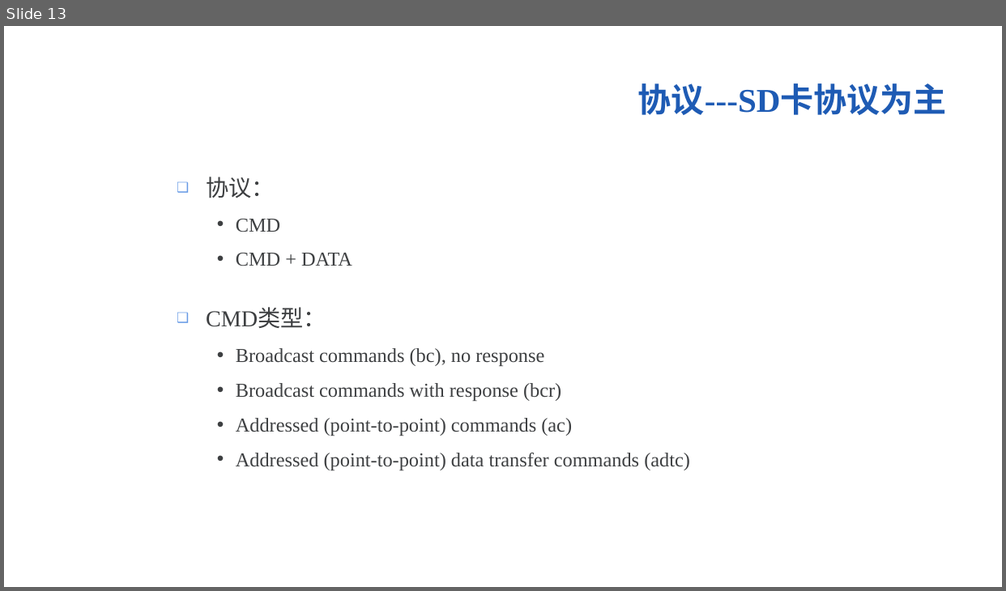
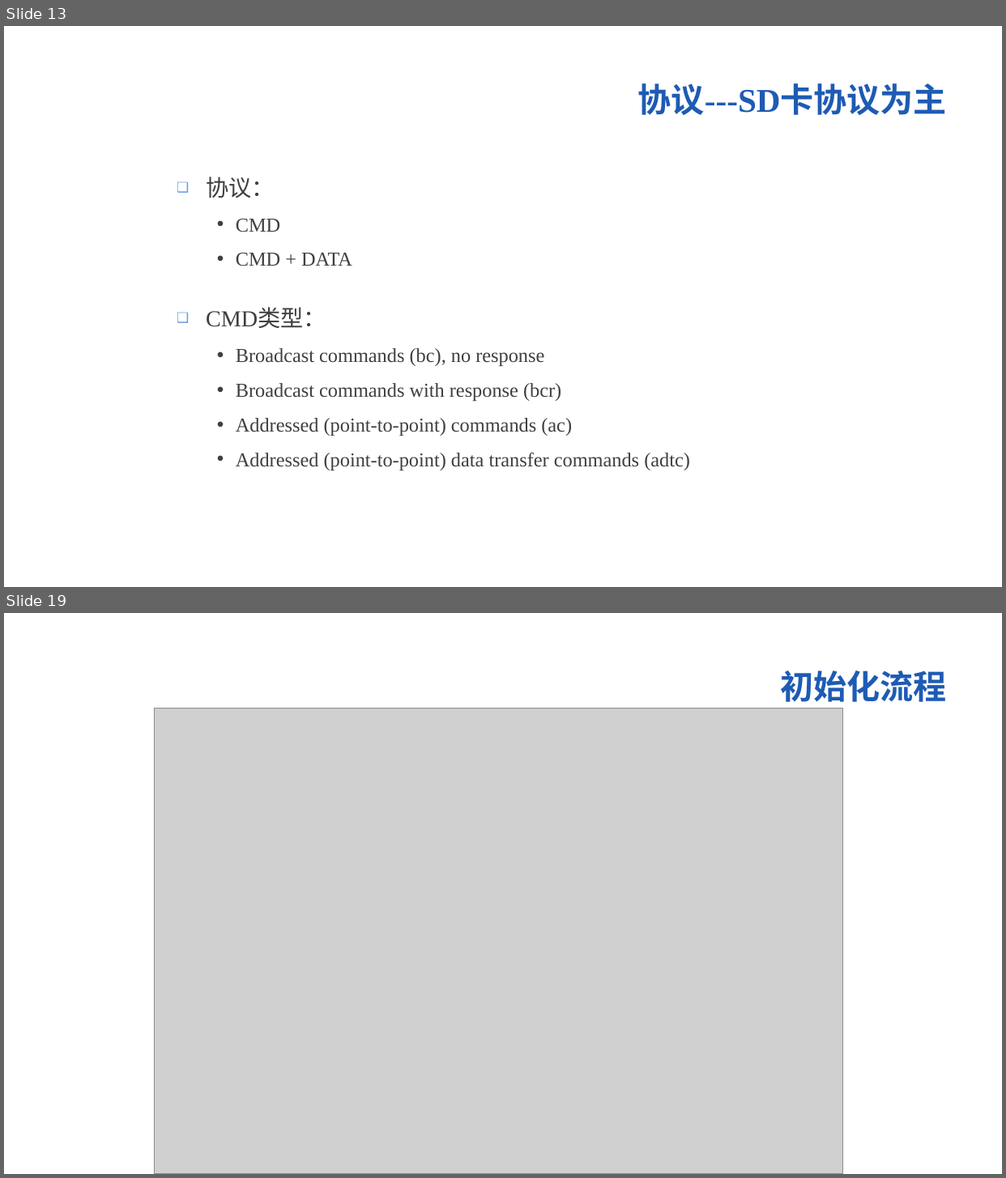
Before and after one commit to Winddoing/embedded_linux_notes, a slide deck: device_driver/mmc/doc/mmc.ppt. Shown one above the other, each under a label of ours: slide 13 before the commit, slides 13 and 19 after it; the slides between them are not shown. The pictures are 1006x591 and 1006x1178 pixels, drawn with LibreOffice and Linux fonts; fonts in the diff are those of the drawing; grey boxes stand for pictures; background and template pictures are left out. Boxes give left, top, right and bottom in pixels: in the first picture for what was removed or moved away, otherwise in the second. Text is boxed around its words. In the diff, an @@ line names an element or a change of style, - is before the commit and + after.

```diff
--- a/device_driver/mmc/doc/mmc.ppt
+++ b/device_driver/mmc/doc/mmc.ppt
@@ slide 19 added at (x1=4, y1=613, x2=1002, y2=1174), background picture (left out) @@
@@ title added at (x1=781, y1=671, x2=947, y2=702), 32 pt, text #1E5BB4, bold @@
+初始化流程
@@ picture added at (x1=154, y1=708, x2=842, y2=1174) @@
```
Also in this commit, not shown: 7 slides changed, 10 other slides added, 1 other file.
